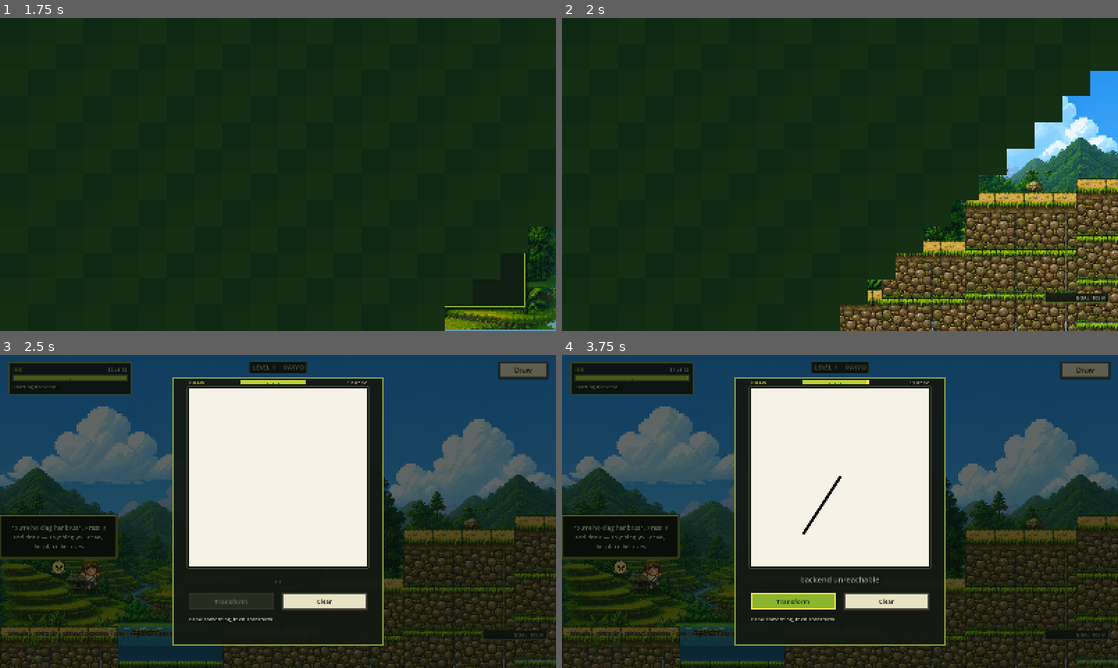
Above: before the commit, frames 1-4 (two rows, left to right).
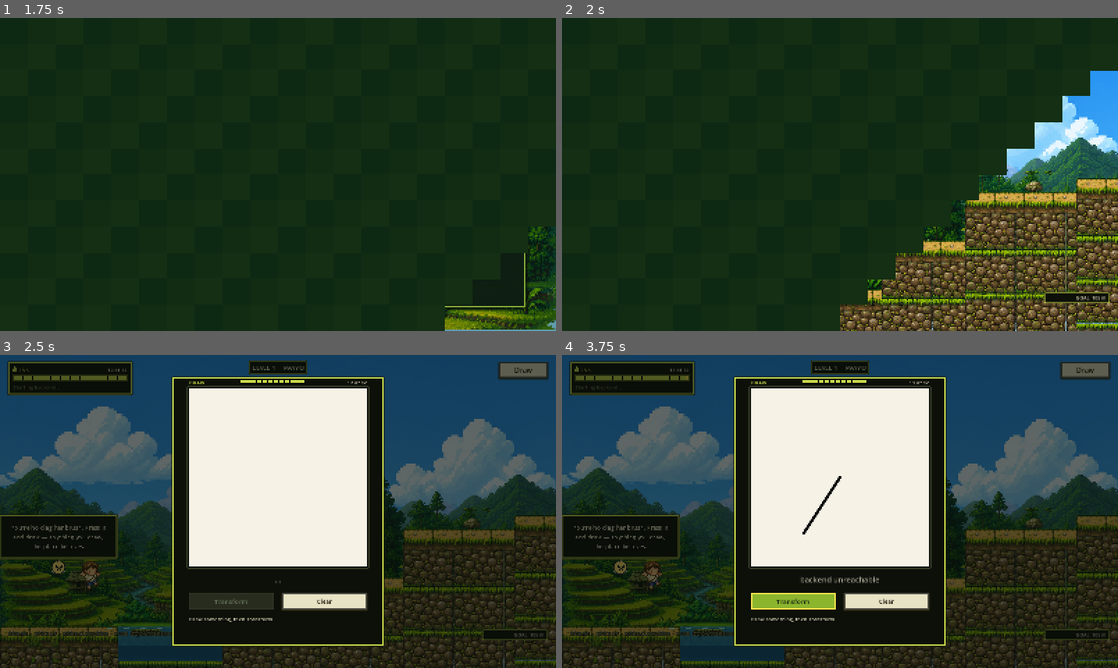
Above: after the commit, the same moments.

Repository: hyuuuan/OBRA
Game: Godot game, scene res://ui/main_menu.tscn
Two runs of this game, one before a commit and one after it. Both use one fixed random seed, a clock stepped at 60 frames per second and the inputs below.
Inputs (mouse positions are in pixels of both pictures, inside the frame that each line leads up to):
- Up to frame 1 (1.75 s): click "PLAY" at 0.5 s; click "LEVEL 1" at 1.25 s
- Up to frame 2 (2 s): no input
- Up to frame 3 (2.5 s): tap R (redraw) at 2 s; move the mouse to (400, 495) at 2.02 s; hold D (move_right) from 2.03 s (still down); hold R (redraw) from 2.03 s (still down); click (400, 495) at 2.17 s; tap Space (jump) at 2.27, 2.3 s
- Up to frame 4 (3.75 s): tap Space (jump) at 2.57 s; release D (move_right) at 2.75 s; release R (redraw) at 2.75 s; click "Clear" at 2.75 s; tap R (redraw) at 3.5 s; drag from (840, 477) to (734, 642) at 3.52 s

Frame 1 is identical in both runs. In frame 2, 0.1% of the frame differs, in the area x 86-99%, y 87-92%; in frame 3, 1.8%; in frame 4, 1.8%, in the area x 1-99%, y 1-93%.

Commit message:
Make the ink gauge look like the twelve things it is counting
The gauge was one continuous bar with hairlines scratched across it at each unit
boundary. That is a bar with marks on it: you read the length, and then you have
to count the marks to turn it back into a number. But ink is not a level, it is
twelve discrete units, and the only question the player asks of it is "how many
more things can I draw" -- so the gauge should look like twelve discrete units.

It is now one block per unit with a gap between them, and a block that straddles
the boundary is drawn part full and part warm rather than rounded to whichever
side wins. That matters precisely while drawing, which is when both quantities are
moving: the lime is what is left and the warm is what the strokes already on the
canvas have claimed but not yet spent, and watching the second eat the first is
the only feedback there is that a sketch is getting expensive.

The droplet beside INK and the flag the goal chip is about to get are drawn as
bitmaps in code rather than shipped as PNGs. Two eight-row pictograms cost nothing,
they scale to whatever the row turns out to be, they cannot be imported with the
wrong texture filter, and they do not land in the repo as binaries nobody can diff.

The status line under the gauge goes muted. It is the least urgent thing in the
frame -- the gauge is a resource being spent, this is only the game saying what
just happened -- and it was competing at the same weight.

Diff:
--- a/game/scripts/hud_panel.gd
+++ b/game/scripts/hud_panel.gd
@@ -12,11 +12,12 @@
 ## INK IS THE WHOLE ECONOMY, so it gets a gauge rather than a sentence. "Ink 12.0 / 12.0"
 ## is a debug print: the decimals move while you draw, they invite reading a number that
 ## does not mean anything on its own, and 12.0 of 12.0 tells you nothing 12 does not.
+##
+## Every colour here comes from UISkin. The frame factories stay on this class because
+## draw_panel and game_level already call them by name.
 
-const FRAME_BG := Color(0.075, 0.095, 0.075, 0.94)
-const FRAME_BORDER := Color(0.55, 0.62, 0.24, 1.0)
-const LIME := Color(0.72, 0.82, 0.23, 1.0)
-const CREAM := Color(0.88, 0.9, 0.8, 1.0)
+const LIME := UISkin.LIME
+const CREAM := UISkin.CREAM_TEXT
 
 var _value: Label
 var _gauge: Gauge
@@ -33,13 +34,21 @@
 	add_child(column)
 
 	var heading := HBoxContainer.new()
+	heading.name = "Heading"
+	heading.add_theme_constant_override(&"separation", 7)
 	heading.mouse_filter = Control.MOUSE_FILTER_IGNORE
 	column.add_child(heading)
 
+	var drop := UIGlyph.new()
+	drop.name = "Droplet"
+	drop.kind = UIGlyph.Kind.DROPLET
+	drop.custom_minimum_size = Vector2(12.0, 16.0)
+	heading.add_child(drop)
+
 	var caption := Label.new()
+	caption.name = "Caption"
 	caption.text = "INK"
-	caption.add_theme_color_override(&"font_color", LIME)
-	caption.add_theme_font_size_override(&"font_size", 15)
+	caption.theme_type_variation = &"HudCaption"
 	caption.add_theme_constant_override(&"outline_size", 0)
 	caption.size_flags_horizontal = Control.SIZE_EXPAND_FILL
 	heading.add_child(caption)
@@ -47,8 +56,7 @@
 	_value = Label.new()
 	_value.name = "Value"
 	_value.horizontal_alignment = HORIZONTAL_ALIGNMENT_RIGHT
-	_value.add_theme_color_override(&"font_color", CREAM)
-	_value.add_theme_font_size_override(&"font_size", 15)
+	_value.theme_type_variation = &"HudValue"
 	heading.add_child(_value)
 
 	_gauge = Gauge.new()
@@ -60,6 +68,10 @@
 ## The status line lives inside the frame rather than floating on the level behind it, so
 ## it has something to be read against. It stays the node the rest of game_level already
 ## writes to -- there are thirty of those call sites and none of them need to know.
+##
+## Muted, and deliberately quieter than the gauge above it. It is the least urgent thing
+## in the frame: the gauge is a resource the player is spending, this is the game saying
+## what just happened.
 func adopt_status(label: Label) -> void:
 	if label == null:
 		return
@@ -69,8 +81,8 @@
 	label.set_anchors_and_offsets_preset(Control.PRESET_TOP_LEFT)
 	label.autowrap_mode = TextServer.AUTOWRAP_WORD_SMART
 	label.custom_minimum_size = Vector2(0.0, 22.0)
-	label.add_theme_color_override(&"font_color", CREAM)
-	label.add_theme_font_size_override(&"font_size", 15)
+	label.add_theme_color_override(&"font_color", UISkin.MUTED)
+	label.add_theme_font_size_override(&"font_size", UISkin.FONT_CAPTION)
 	($Column as VBoxContainer).add_child(label)
 
 
@@ -87,41 +99,32 @@
 
 ## A compact version of the same frame, for the readouts pinned to the far corners.
 static func chip() -> StyleBoxFlat:
-	var box := StyleBoxFlat.new()
-	box.bg_color = FRAME_BG
-	box.border_color = FRAME_BORDER
-	box.set_border_width_all(2)
-	box.set_corner_radius_all(2)
-	box.content_margin_left = 10.0
-	box.content_margin_right = 10.0
-	box.content_margin_top = 4.0
-	box.content_margin_bottom = 5.0
-	return box
+	return UISkin.chip()
 
 
 static func frame() -> StyleBoxFlat:
-	var box := StyleBoxFlat.new()
-	box.bg_color = FRAME_BG
-	box.border_color = FRAME_BORDER
-	box.set_border_width_all(3)
-	box.set_corner_radius_all(2)
-	box.content_margin_left = 14.0
-	box.content_margin_right = 14.0
-	box.content_margin_top = 10.0
-	box.content_margin_bottom = 12.0
-	return box
+	return UISkin.frame()
 
 
 ## The gauge. Drawn rather than a ProgressBar because it carries two quantities: what is
 ## left, and how much of it the sketch on the canvas is about to cost. A player mid-drawing
 ## needs to see the second one eating the first.
+##
+## ONE BLOCK PER UNIT, with a gap between them. It was a continuous bar with hairlines
+## scratched across it, which is a bar with marks on it -- you read the length and then
+## have to count the marks to turn it into a number. Twelve separate blocks IS the number:
+## the ink budget is twelve discrete things you can spend and the gauge should look like
+## twelve discrete things.
 class Gauge extends Control:
-	const TROUGH := Color(0.04, 0.06, 0.04, 1.0)
-	const EDGE := Color(0.35, 0.4, 0.26, 1.0)
-	const FILL := Color(0.72, 0.82, 0.23, 1.0)
+	const TROUGH := UISkin.INK
+	const EDGE := UISkin.RING_MID
+	const FILL := UISkin.LIME
 	## Ink the current sketch has claimed but not yet spent. Warm, because it is not gone
 	## and clearing the canvas hands it straight back.
-	const PENDING := Color(0.98, 0.9, 0.31, 1.0)
+	const PENDING := UISkin.PENDING
+	## Between blocks. Held constant rather than scaled with the gauge, because it is a
+	## gap and a gap that grows reads as a second colour.
+	const GUTTER := 3.0
 
 	var remaining := 12.0
 	var capacity := 12.0
@@ -131,18 +134,40 @@
 		mouse_filter = Control.MOUSE_FILTER_IGNORE
 
 	func _draw() -> void:
-		var box := Rect2(Vector2.ZERO, size)
-		draw_rect(box, TROUGH)
+		draw_rect(Rect2(Vector2.ZERO, size), TROUGH)
+		draw_rect(Rect2(Vector2.ZERO, size), EDGE, false, 2.0)
+
+		var units := maxi(1, roundi(capacity))
 		var span := maxf(0.001, capacity)
-		var free_width := size.x * clampf(remaining / span, 0.0, 1.0)
-		draw_rect(Rect2(Vector2.ZERO, Vector2(free_width, size.y)), FILL)
-		if reserved > 0.001:
-			var pending_width := size.x * clampf(reserved / span, 0.0, 1.0)
-			draw_rect(Rect2(Vector2(free_width, 0.0), Vector2(pending_width, size.y)), PENDING)
-		draw_rect(box, EDGE, false, 2.0)
-		# One notch per unit, so the budget can be read as a count and not only as a
-		# length. Twelve of them is the whole economy.
-		var units := maxi(1, roundi(capacity))
-		for index in range(1, units):
-			var x := size.x * float(index) / float(units)
-			draw_line(Vector2(x, size.y * 0.55), Vector2(x, size.y), EDGE, 1.0)
+		var inset := 2.0
+		var track := size.x - inset * 2.0 - GUTTER * float(units - 1)
+		if track <= 0.0:
+			return
+		var block := track / float(units)
+		var spent_at := clampf(remaining / span, 0.0, 1.0) * span
+		var claimed_to := clampf((remaining + maxf(0.0, reserved)) / span, 0.0, 1.0) * span
+
+		for index in range(units):
+			# What this one block covers of the budget, so a block straddling the boundary
+			# is drawn part full and part warm rather than rounded to whichever wins.
+			var low := float(index) / float(units) * span
+			var high := float(index + 1) / float(units) * span
+			var left := inset + float(index) * (block + GUTTER)
+			var top := inset
+			var height := size.y - inset * 2.0
+			_band(left, top, block, height, low, high, 0.0, spent_at, FILL)
+			_band(left, top, block, height, low, high, spent_at, claimed_to, PENDING)
+
+	## Paint the part of one block that falls inside [from, to] of the budget.
+	func _band(left: float, top: float, block: float, height: float,
+			low: float, high: float, from: float, to: float, color: Color) -> void:
+		var start := maxf(low, from)
+		var end := minf(high, to)
+		if end <= start:
+			return
+		var unit := high - low
+		var x := left + (start - low) / unit * block
+		var width := (end - start) / unit * block
+		if width <= 0.0:
+			return
+		draw_rect(Rect2(Vector2(x, top), Vector2(width, height)), color)
--- /dev/null
+++ b/game/scripts/ui_glyph.gd
@@ -0,0 +1,65 @@
+class_name UIGlyph
+extends Control
+## The two pictograms the HUD needs, drawn as pixels rather than shipped as files.
+##
+## A droplet beside INK and a flag beside GOAL. They are eight rows of a bitmap each, so
+## they cost nothing, they scale to whatever the row they sit in turns out to be, and they
+## cannot be imported with the wrong texture filter or land in the repo as a binary nobody
+## can diff. They are also the only two marks in the interface that are not type or a
+## rectangle, which is the whole reason they read at a glance.
+
+enum Kind { DROPLET, FLAG }
+
+## Rows read top to bottom, one character per pixel, '#' set.
+const SHAPES := {
+	Kind.DROPLET: [
+		"..##..",
+		"..##..",
+		".####.",
+		".####.",
+		"######",
+		"######",
+		"######",
+		".####.",
+	],
+	Kind.FLAG: [
+		"#......",
+		"#####..",
+		"######.",
+		"#####..",
+		"###....",
+		"#......",
+		"#......",
+		"#......",
+	],
+}
+
+@export var kind: Kind = Kind.DROPLET:
+	set(value):
+		kind = value
+		queue_redraw()
+
+@export var color: Color = UISkin.LIME:
+	set(value):
+		color = value
+		queue_redraw()
+
+
+func _init() -> void:
+	mouse_filter = Control.MOUSE_FILTER_IGNORE
+	custom_minimum_size = Vector2(12.0, 16.0)
+
+
+func _draw() -> void:
+	var rows: Array = SHAPES[kind]
+	var height := rows.size()
+	var width := String(rows[0]).length()
+	# Snapped to whole pixels, or a bitmap drawn at a fractional scale grows seams between
+	# its own cells and stops reading as one shape.
+	var cell := maxf(1.0, floorf(minf(size.x / float(width), size.y / float(height))))
+	var origin := ((size - Vector2(width, height) * cell) * 0.5).floor()
+	for y in range(height):
+		var row := String(rows[y])
+		for x in range(width):
+			if row[x] == "#":
+				draw_rect(Rect2(origin + Vector2(x, y) * cell, Vector2(cell, cell)), color)
Not shown, added: game/scripts/ui_glyph.gd.uid
